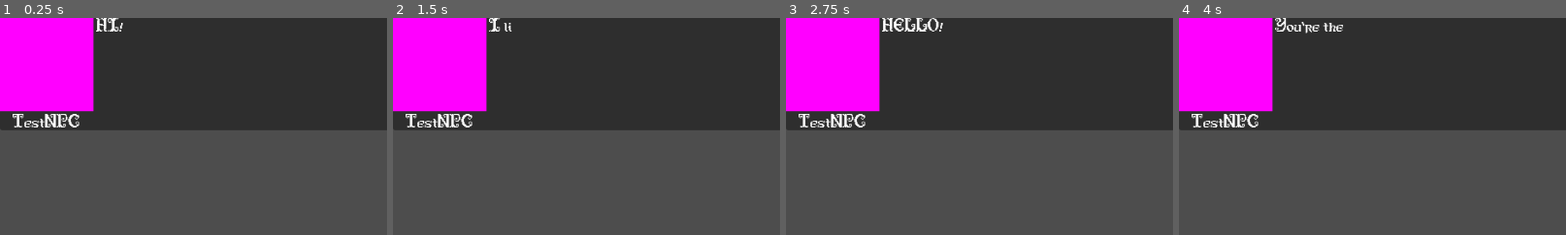
Above: before the commit, frames 1-4 (left to right).
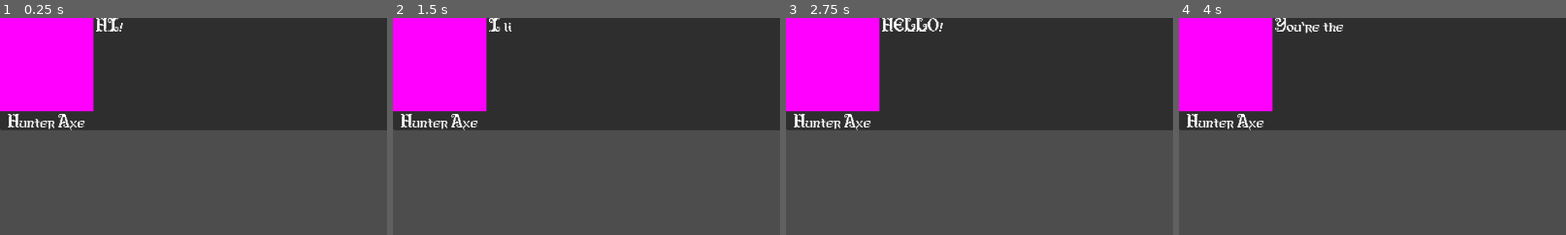
Above: after the commit, the same moments.

Repository: atirut-w/loremaster
Game: Godot game, scene res://temp/npc_test.tscn
Two runs of this game, one before a commit and one after it. Both use one fixed random seed, a clock stepped at 60 frames per second and the inputs below. The project has no main scene, so this scene is started directly. The engine's default icon, where the game draws it, is replaced by a stand-in: a white triangle on a blue panel in a dark square.
Inputs:
- Up to frame 1 (0.25 s): no input
- Up to frame 2 (1.5 s): tap Enter (ui_accept) at 0.5, 0.77 s; tap Space (dialogue_continue) at 0.6 s; click "Hi" at 1.25 s
- Up to frame 3 (2.75 s): tap Enter (ui_accept) at 2, 2.27 s; tap Space (dialogue_continue) at 2.1 s
- Up to frame 4 (4 s): tap Space (dialogue_continue) at 2.75, 2.85 s; click "Hi" at 3.5 s
The pictures show only the part of the screen within x 0-50%, y 0-50%; the shares and areas given below are measured in that part.

The runs differ from the first frame. In frame 1, 0.8% of the frame differs, in the area x 2-22%, y 44-52%; in frame 2, 0.8%; in frame 3, 0.8%; in frame 4, 0.8%.

Commit message:
add some helper functions for writing dialogues

Diff:
--- a/scripts/classes/npc.gd
+++ b/scripts/classes/npc.gd
@@ -7,8 +7,6 @@
 var event_tracker: WorldEvents
 
 func register_event_tracker(new_event_tracker: WorldEvents) -> void:
-	if event_tracker != null:
-		event_tracker.queue_free()
 	event_tracker = new_event_tracker
 
 #All interactions start and end the same, to change dialogue based on NPC change play_interaction
@@ -21,13 +19,14 @@
 	DialogueManager.hide_dialogue()
 
 func _prepare_interaction() -> void:
-	DialogueManager.set_speaker_name(name)
+	DialogueManager.set_speaker_name(name_on_dialogue)
 	DialogueManager.set_speaker_portrait(portrait)
 
 #Define custom character scripts here along utilising the methods of the eventTracker and helper functions
 #and constants below
 func play_interaction() -> void:
 	pass
+
 
 #Helper functions to use in play_interaction
 #A sequence is a function causes the NPC to interact with the player
@@ -50,6 +49,14 @@
 	event_tracker.make_player_learn_lore_by_NPC(name_in_events, lore)
 
 
+func trigger_event(action: String) -> void:
+	event_tracker.make_player_do_action_in_front_of_npc(action, name_in_events)
+
+
+func seen_event(action: String) -> bool:
+	return event_tracker.has_player_done_action_in_front_of_npc(action, name_in_events)
+
+
 func introduce(not_met_before_sequence: Callable, has_met_sequence: Callable) -> void:
 	if !event_tracker.has_player_met(name_in_events):
 		await not_met_before_sequence.call()
@@ -57,6 +64,9 @@
 	else:
 		await has_met_sequence.call()
 
+
+func empty_sequence():
+	pass
 
 #List of all characters that can be used in play_interaction
 const CHARACTER_SAMUEL = "samuel"
@@ -71,9 +81,25 @@
 const CHARACTER_AXE = "axe"
 
 #List of all lore that can be used in play_interaction
+const LORE_GIANT = "the_giant"
 const LORE_GIANTS_CAVE = "giants_cave"
 const LORE_GIANTS_TRIAL = "giants_trial"
 const LORE_FIRE_ELEMENTAL = "fire_elem"
 const LORE_WATER_ELEMENTAL = "water_elem"
 const LORE_AIR_ELEMENTAL = "air_elem"
 const LORE_EARTH_ELEMENTAL = "earth_elem"
+
+#List of fish related lore
+const LORE_FISHERMANS_PERIL = "fish_fishermans_peril"
+const LORE_SAND_FISH = "fish_sand_fish"
+const LORE_SPIRIT_FISH = "fish_spirit_fish"
+
+#List of events related to King Jared V
+const EVENT_DOUBT_KING_JARED = "e_doubt_king_jared"
+const EVENT_PRAISE_KING_JARED = "e_praise_king_jared"
+
+#List of events related to the fishermen
+const EVENT_PRETEND_TO_BE_FISHERMAN = "e_pretend_fisherman"
+
+#List of events related to the scholars
+const EVENT_SCHOLAR_APPROVAL_GIVEN = "e_scholars_approve"
--- a/scripts/classes/world_events.gd
+++ b/scripts/classes/world_events.gd
@@ -59,6 +59,7 @@
 const KNOW_LORE = "known_lore"
 const AS_TOLD_BY = "heard_from"
 const DO = "completed_actions"
+const IN_FRONT_OF = "seen_by"
 
 #Use the functions below to check events easier
 func has_player_met(name: String) -> bool:
@@ -83,4 +84,10 @@
 	return _did_player([DO,action])
 
 func make_player_do(action: String) -> void:
-	return _make_player([DO, action])
+	_make_player([DO,action])
+
+func has_player_done_action_in_front_of_npc(action: String, npc_name: String) -> bool:
+	return _did_player([DO,action,IN_FRONT_OF,npc_name])
+
+func make_player_do_action_in_front_of_npc(action: String, npc_name: String) -> void:
+	_make_player([DO,action,IN_FRONT_OF,npc_name])
